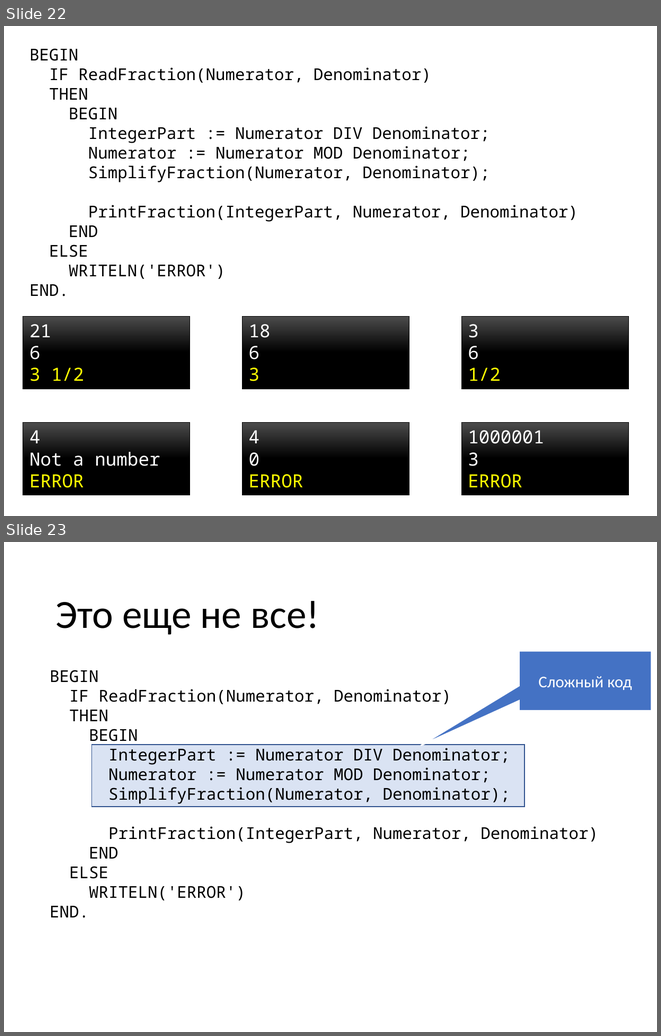
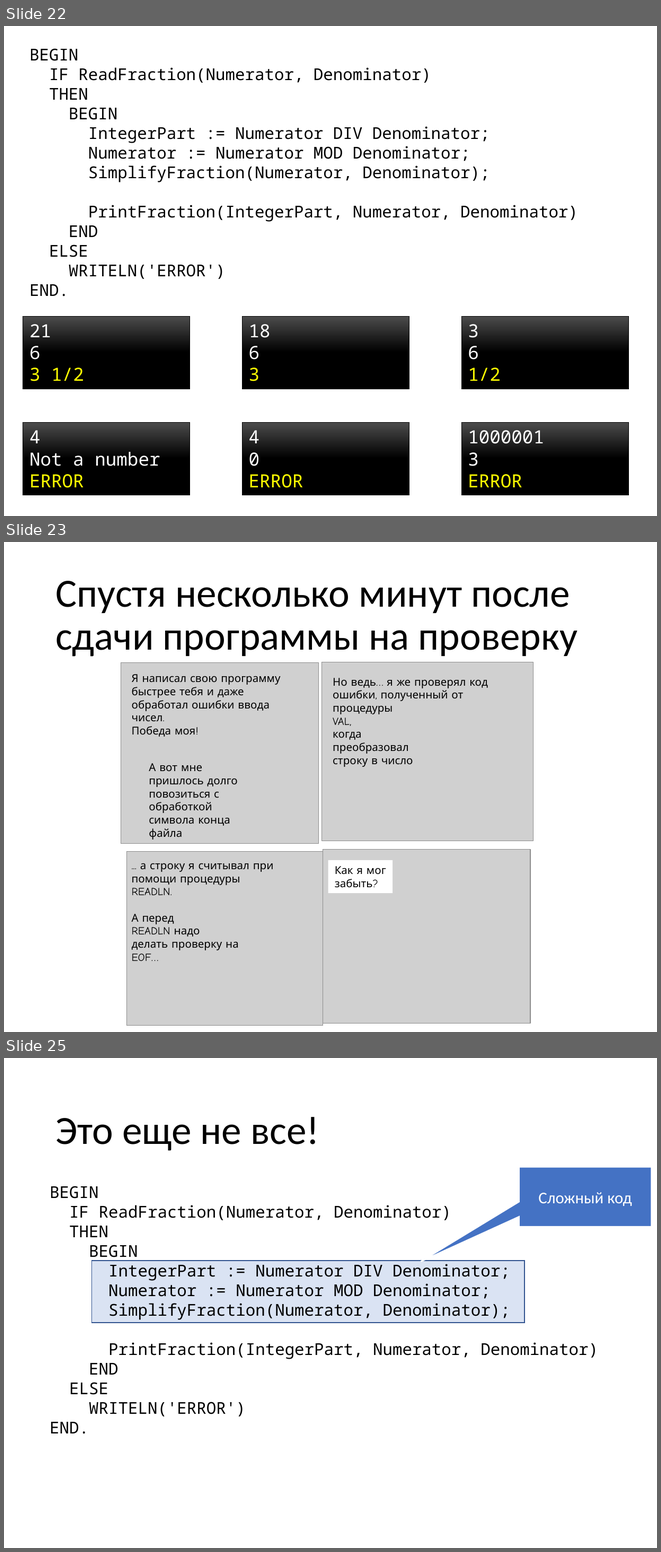
Before and after one commit to alexey-malov/fraction, a slide deck: Explanation.pptx. Shown one above the other, each under a label of ours: slides 22 and 23 before the commit, slides 22, 23 and 25 after it; the slides between them are not shown. The pictures are 661x1036 and 661x1552 pixels, drawn with LibreOffice and Linux fonts; fonts in the diff are those of the drawing; grey boxes stand for pictures. Boxes give left, top, right and bottom in pixels: in the first picture for what was removed or moved away, otherwise in the second. Text is boxed around its words. In the diff, an @@ line names an element or a change of style, - is before the commit and + after.

Commit message:
Добавлена обработка конца файла

```diff
--- a/Explanation.pptx
+++ b/Explanation.pptx
@@ slide 23 added at (4, 542, 657, 1032), background #FFFFFF @@
@@ title added at (55, 581, 577, 656), 44 pt, text #000000 @@
+Спустя несколько минут после сдачи программы на проверку
@@ picture added at (121, 663, 319, 844) @@
@@ picture added at (321, 662, 533, 840) @@
@@ text added at (132, 674, 280, 737), 12 pt, text #000000 @@
+Я написал свою программу быстрее тебя и даже обработал ошибки ввода чисел.
+Победа моя!
@@ text added at (333, 678, 488, 767), 12 pt, text #000000 @@
+Но ведь… я же проверял код ошибки, полученный от процедуры
+VAL,
+когда
+преобразовал
+строку в число
@@ text added at (149, 763, 237, 839), 12 pt, text #000000 @@
+А вот мне пришлось долго повозиться с обработкой символа конца файла
@@ picture added at (127, 852, 323, 1026) @@
@@ picture added at (323, 849, 530, 1023) @@
@@ text added at (132, 863, 274, 961), 12 pt, text #000000 @@
+... а строку я считывал при помощи процедуры
+READLN.
+А перед
+READLN надо
+делать проверку на
+EOF…
@@ rectangle added at (328, 860, 392, 893), fill #FFFFFF, 12 pt, text #000000 @@
+Как я мог забыть?
@@ what was slide 23 is now slide 25 @@
```
Also in this commit, not shown: 1 slide changed, 2 other slides added, 2 other files.
